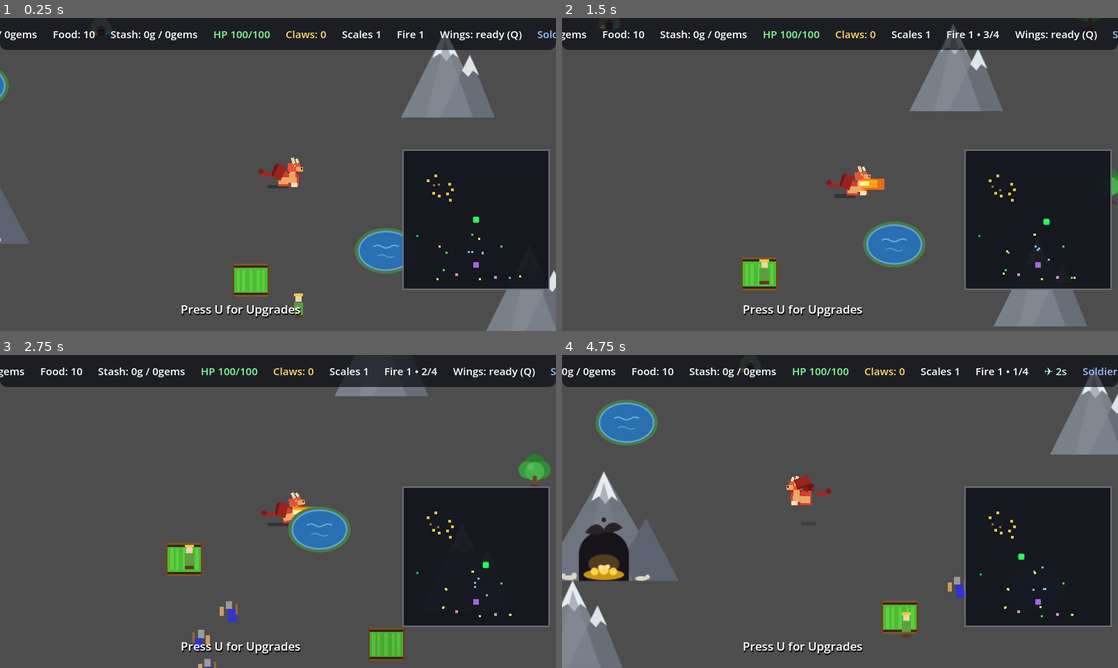
Above: before the commit, frames 1-4 (two rows, left to right).
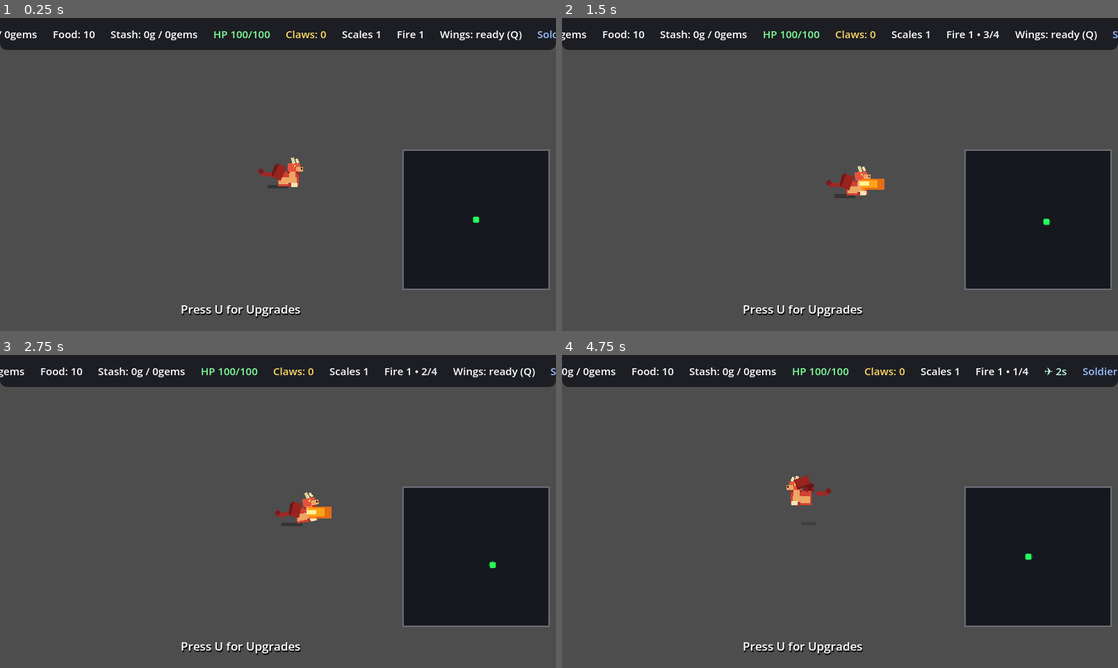
Above: after the commit, the same moments.

Repository: hyperdrive/dragonheart
Game: Godot game, scene res://scenes/main/Main.tscn
The game is run twice, just before and just after one commit, with the same random seed, the same clock (stepped at 60 frames per second) and the same inputs.
Inputs:
- Up to frame 1 (0.25 s): no input
- Up to frame 2 (1.5 s): tap U at 0.5, 1.25 s; hold D (move_right) 0.53-1.28 s; hold E (eat) 0.53-1.28 s; tap Space (fire) at 0.8, 1.35 s; hold S (move_down) from 1.28 s (still down)
- Up to frame 3 (2.75 s): tap E (eat) at 1.55 s; tap U at 2 s; release S (move_down) at 2.03 s; hold D (move_right) from 2.03 s (still down); hold E (eat) from 2.03 s (still down); tap Space (fire) at 2.3 s
- Up to frame 4 (4.75 s): tap U at 2.75, 3.5, 4.25 s; release D (move_right) at 2.78 s; release E (eat) at 2.78 s; hold W (move_up) 2.78-3.53 s; tap Space (fire) at 2.85, 3.8 s; tap E (eat) at 3.05, 4.55 s; hold A (move_left) from 3.53 s (still down); tap Q (fly) at 3.6 s; tap 1 at 4.35 s

The runs differ from the first frame. In frame 1, 6.6% of the frame differs, in the area x 0-100%, y 0-100%; in frame 2, 6.3%; in frame 3, 4.4%; in frame 4, 10%.
Error after the commit: Parse Error: Preload file "res://scenes/props/Sacrifice.tscn" does not exist. (res://scripts/main/WorldManager.gd:82)

Commit message:
initial push

Diff:
--- a/scripts/characters/Dragon.gd
+++ b/scripts/characters/Dragon.gd
@@ -406,6 +406,16 @@
 	var facing_vec := Vector2(float(facing), 0.0)
 	for group: String in ["farmers", "miners", "soldiers", "goblins", "king", "fields"]:
 		for node: Node in get_tree().get_nodes_in_group(group):
+			# Fields are not BaseNPC subclasses, so handle them first
+			if node is Field:
+				var field := node as Field
+				var to_target := field.global_position - global_position
+				if to_target.length() <= fire_reach and \
+				   to_target.normalized().dot(facing_vec) >= fire_ignite_cone:
+					field.burn()
+				continue
+
+			# Now handle BaseNPC subclasses (farmers, miners, soldiers, goblins, king)
 			var base := node as BaseNPC
 			if base == null:
 				continue
@@ -414,13 +424,8 @@
 				continue  # never encountered: the dragon cannot ignite it yet
 			var target_pos: Vector2 = base.global_position
 			var to_target := target_pos - global_position
-			if to_target.length() > fire_reach:
-				continue
-			if to_target.normalized().dot(facing_vec) < fire_ignite_cone:
-				continue
-			if node is Field:
-				(node as Field).burn()
-			else:
+			if to_target.length() <= fire_reach and \
+			   to_target.normalized().dot(facing_vec) >= fire_ignite_cone:
 				base.catch_fire()
 
 func _process(delta: float) -> void:
--- a/scripts/main/WorldManager.gd
+++ b/scripts/main/WorldManager.gd
@@ -79,6 +79,7 @@
 	"pig_pen": preload("res://scenes/props/PigPen.tscn"),
 	"cow_pen": preload("res://scenes/props/CowPen.tscn"),
 	"lair": preload("res://scenes/props/DragonLair.tscn"),
+	"sacrifice": preload("res://scenes/props/Sacrifice.tscn"),
 }
 
 var scenery_scenes := [
@@ -92,6 +93,8 @@
 var king_spawned: bool = false
 var swarm_state: SwarmState = SwarmState.CALM
 var field_positions: Array[Vector2] = []
+## Sacrifice system: track fields burnt to spawn sacrifice every 3 fields
+var fields_burnt_count: int = 0
 ## Pending NPC respawns: {"type", "position", "timer_left"} — gated on the
 ## matching pen having a live animal (farmer↔pig, miner↔cow).
 var _respawn_queue: Array[Dictionary] = []
@@ -185,6 +188,11 @@
 		goblin_mountain_position, FOOTPRINT_RADIUS["mountain"])
 	tower_position = _clamp_to_interior(tower_position, FOOTPRINT_RADIUS["tower"])
 	generate_world()
+	# Connect to field_burnt signal AFTER generation (fields are created in generate_world)
+	for field_node in get_tree().get_nodes_in_group("fields"):
+		var field := field_node as Field
+		if field != null:
+			field.field_burnt.connect(_on_field_burnt)
 
 	# Escalation timer: one soldier per interval until the King threshold.
 	_soldier_timer = Timer.new()
@@ -657,6 +665,36 @@
 				# scanned this group name long before it had members.
 				mine.add_to_group("mines")
 				register_footprint(mine.global_position, FOOTPRINT_RADIUS["mine"])
+		"sacrifice":
+			# Sacrifices are non-colliding markers for the story popup system
+			var sacrifice := instance as Sacrifice
+			if sacrifice != null:
+				# Add to a group for the dragon to find during encounter checks
+				sacrifice.add_to_group("sacrifice")
+
+
+## Spawn a sacrifice near the given position (when 3 fields are burnt)
+func _spawn_sacrifice(burnt_field_position: Vector2) -> void:
+	print("WorldManager: Spawning sacrifice after %d fields burnt" % fields_burnt_count)
+	# Spawn the sacrifice near the burnt field position
+	var scene: PackedScene = entity_scenes.get("sacrifice")
+	if scene == null:
+		push_error("WorldManager: sacrifice scene not found in entity_scenes")
+		return
+	var instance: Node = scene.instantiate()
+	var position: Vector2
+	# Spawn near the burnt field (with some jitter)
+	var jitter := Vector2(randf_range(-50.0, 50.0), randf_range(-50.0, 50.0))
+	position = burnt_field_position + jitter
+	# Clamp to interior and ensure terrain-free
+	position = _clamp_to_interior(position, 20.0)
+	position = _terrain_free_position(position, 20.0)
+	if position == Vector2.INF:
+		position = burnt_field_position  # fallback to original position
+	instance.global_position = position
+	add_child(instance)
+	setup_entity("sacrifice", instance)
+	print("WorldManager: Sacrifice spawned at %s" % str(position))
 
 
 ## Jittered position inside the mining district (spreads miners across it).
@@ -1085,6 +1123,19 @@
 			field.regrow()
 			return
 
+
+## Field burning tracker for sacrifice system
+## Called by Field.field_burnt signal when a field is burnt by dragon fire.
+## Spawns a sacrifice every 3 fields burnt.
+## Signal signature: field_burnt(field: Field)
+func _on_field_burnt(field: Field) -> void:
+	fields_burnt_count += 1
+	print("WorldManager: Field burnt at %s (count: %d)" % [
+		str(field.global_position), fields_burnt_count])
+	# Spawn sacrifice every 3 fields burnt
+	if fields_burnt_count % 3 == 0:
+		_spawn_sacrifice(field.global_position)
+
 ## Farm cycle pays for livestock: after EVERY delivery, BOTH pens refill
 ## greedily — slots fill until the town's food runs dry (bug fix 2026-11-08:
 ## the one-attempt-per-delivery rule starved pen stock and thus NPC respawns;
--- a/scripts/ui/StoryPopup.gd
+++ b/scripts/ui/StoryPopup.gd
@@ -11,6 +11,7 @@
 
 signal story_close_requested
 signal story_choice_made(kind: String, choice_index: int)
+signal sacrifice_choice_made(choice_index: int)
 
 ## Story library — per kind: panel title, one image (SVG), its backdrop
 ## tint, the fantasy-novel body text, and the dragon's possible answers.
@@ -225,6 +226,29 @@
 			"Scorch them where they stand!",
 			"Flee and let them raid.",
 			"Try to reason (futile).",
+		],
+	},
+	# --- sacrifice stories (2026-11-11) ---
+	"sacrifice_approach": {
+		"title": "The Virgin at the Pole",
+		"image": "res://assets/sacrifice.svg",
+		"tint": Color(0.35, 0.3, 0.35),
+		"text": "A woman bound to a wooden pole kneels in the dust. Her eyes are downcast, her hair bound with simple ribbons. The dragon circles once, twice — the choice is clear: feast or future.",
+		"choices": [
+			"Eat her. +2 flame charges.",
+			"Take to lair. Train as rider.",
+			"Leave her be.",
+		],
+	},
+	"sacrifice_male": {
+		"title": "The Trainable",
+		"image": "res://assets/sacrifice.svg",
+		"tint": Color(0.3, 0.35, 0.35),
+		"text": "A man tied to the pole looks up — not with fear, but defiance. \"I am no woman,\" he growls. \"But I can ride. I can fight. Let me serve, and I will make you proud.\" 20% of sacrifices are men, and some are trainable.",
+		"choices": [
+			"Eat him. +2 flame charges.",
+			"Take to lair. Train as rider.",
+			"Leave him be.",
 		],
 	},
 }
@@ -274,6 +298,9 @@
 
 func _on_choice_pressed(choice_index: int) -> void:
 	story_choice_made.emit(current_kind, choice_index)
+	# Emit sacrifice-specific signal if this is a sacrifice story
+	if current_kind == "sacrifice_approach" or current_kind == "sacrifice_male":
+		sacrifice_choice_made.emit(choice_index)
 	visible = false
 	current_kind = ""
 	story_close_requested.emit()
